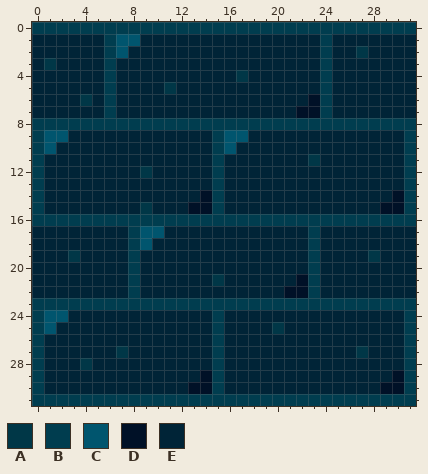
File history of a pixel-art sprite, sprites/images/spWall_0.png. The first picture shows the starting point.
The file is 32x32 pixels.
Palette (. is transparent): A #003747  B #003d4f  C #00556e  D #001127  E #002437
The same view after the edit:
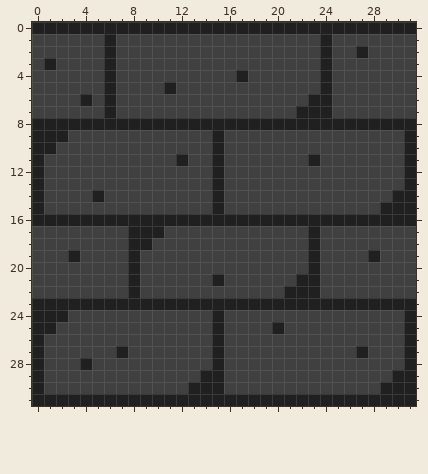
Change:
colour B: #003d4f -> #202020
colour E: #002437 -> #404040
y 1: x 7..8 CC -> EE
y 2: x 7 C -> E; x 27 A -> B
y 3: x 1 A -> B
y 4: x 17 A -> B
y 5: x 11 A -> B
y 6: x 4 A -> B; x 23 D -> B
y 7: x 22..23 DD -> BB
y 9: x 1..2 CC -> BB; x 16..17 CC -> EE
y 10: x 1 C -> B; x 16 C -> E
y 11: x 12 E -> B; x 23 A -> B
y 12: x 9 A -> E
y 14: x 5 E -> B; x 14 D -> E; x 30 D -> B
y 15: x 9 A -> E; x 13..14 DD -> EE; x 29..30 DD -> BB
y 17: x 9..10 CC -> BB
y 18: x 9 C -> B
y 19: x 3 A -> B; x 28 A -> B
y 21: x 15 A -> B; x 22 D -> B
y 22: x 21..22 DD -> BB
y 24: x 1..2 CC -> BB
y 25: x 1 C -> B; x 20 A -> B
y 27: x 7 A -> B; x 27 A -> B
y 28: x 4 A -> B
y 29: x 14 D -> B; x 30 D -> B
y 30: x 13..14 DD -> BB; x 29..30 DD -> BB
